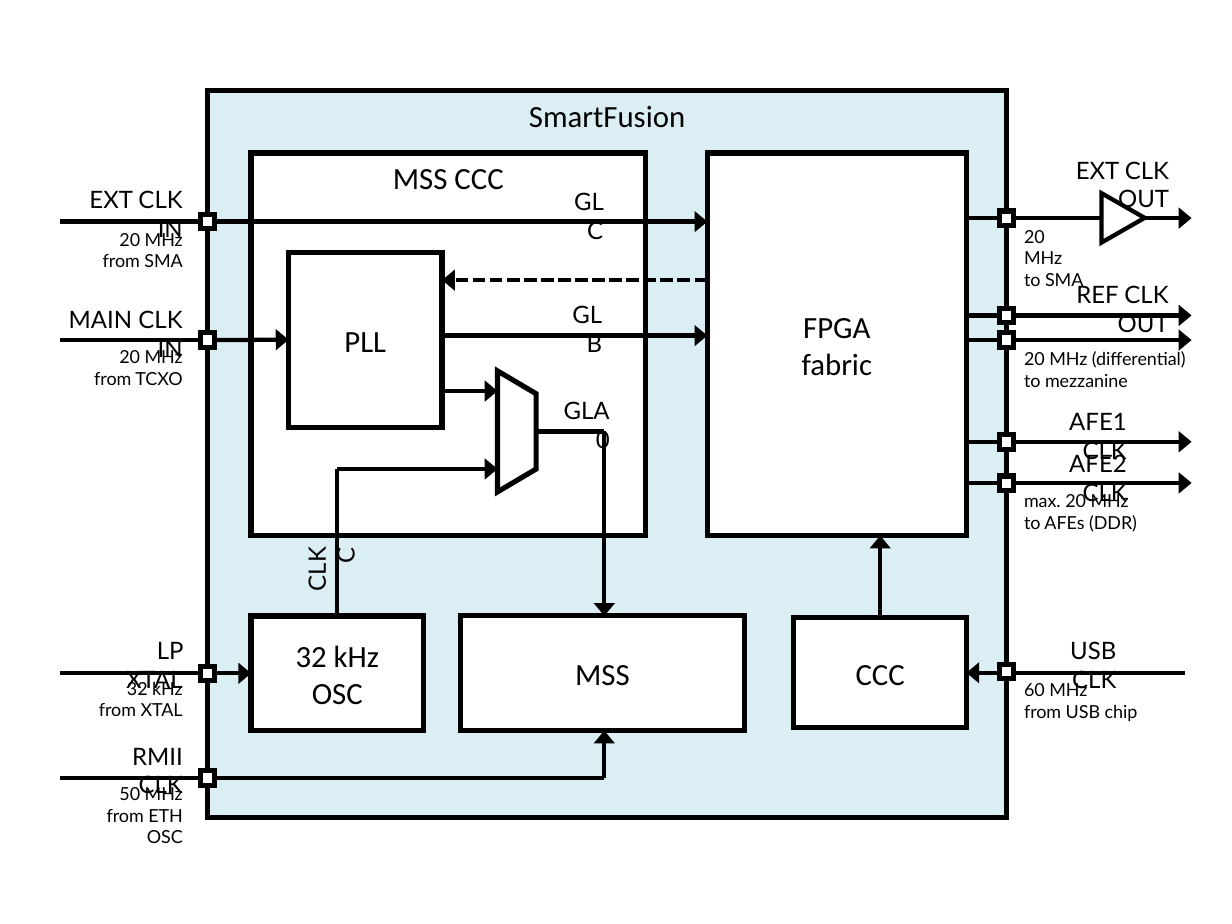
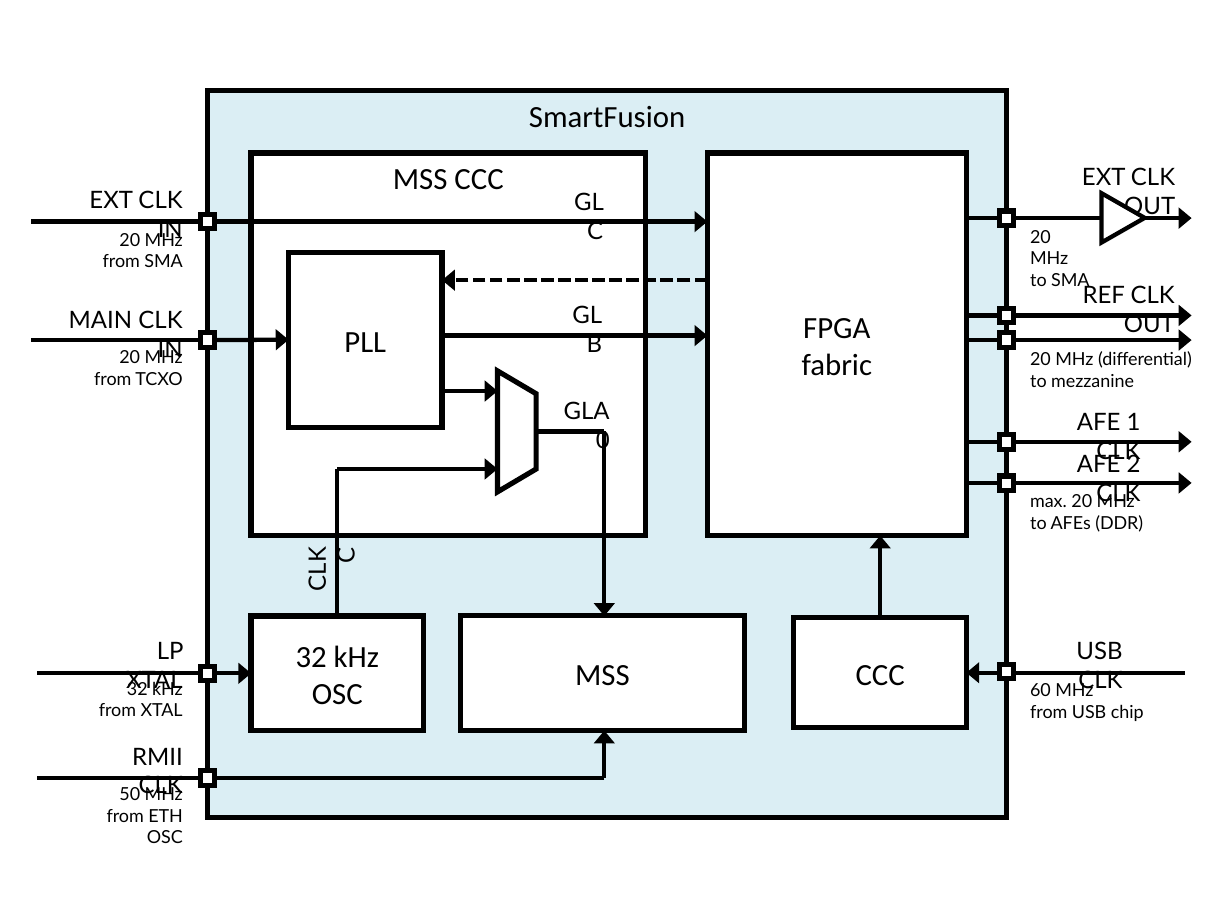
Before and after one commit to marmote/marmote, a slide deck: slide 3 of hardware/MainBoard/Misc/BlockDiagram.pptx. Drawn at 1232x924 pixels with LibreOffice and Linux fonts; fonts in the diff are those of the drawing. Boxes give left, top, right and bottom in pixels: in the first picture for what was removed or moved away, otherwise in the second. Text is boxed around its words. In the diff, an @@ line names an element or a change of style, - is before the commit and + after.

```diff
--- a/hardware/MainBoard/Misc/BlockDiagram.pptx
+++ b/hardware/MainBoard/Misc/BlockDiagram.pptx
@@ text "EXT CLK OUT": place and size @@
-text "EXT CLK OUT" at (1076,161,1169,213)
+text "EXT CLK OUT" at (1082,167,1175,220)
@@ line moved from (201, 222) - (60, 222) to (201, 222) - (31, 222) @@
@@ 6 texts: place and size @@
-6 texts at (1024,230,1186,721)
+6 texts at (1030,230,1192,721)
@@ line moved from (201, 340) - (60, 340) to (201, 340) - (31, 340) @@
@@ text at (1077,412,1141,465): spaces changed @@
-AFE1 CLK
+AFE 1 CLK
@@ text at (1077,451,1141,506): spaces changed @@
-AFE2 CLK
+AFE 2 CLK
@@ arrow moved from (251, 674) - (60, 674) to (251, 674) - (37, 674) @@
@@ line moved from (201, 777) - (60, 777) to (201, 777) - (37, 777) @@
```
Also in this commit, not shown: 1 other file.
